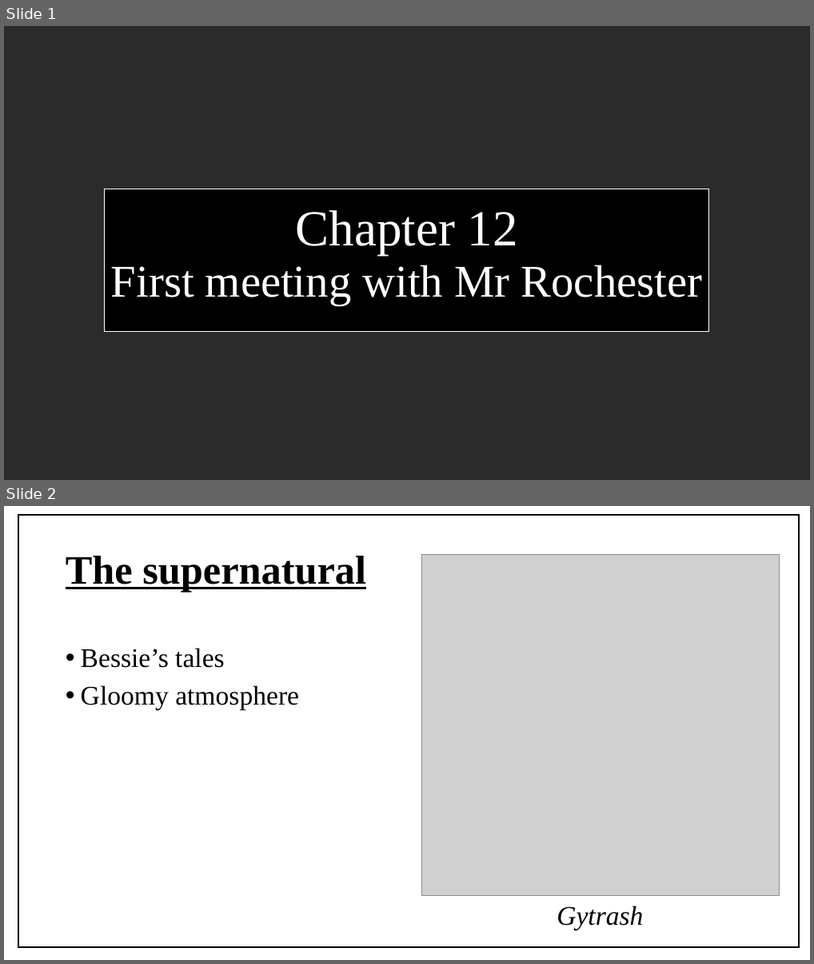
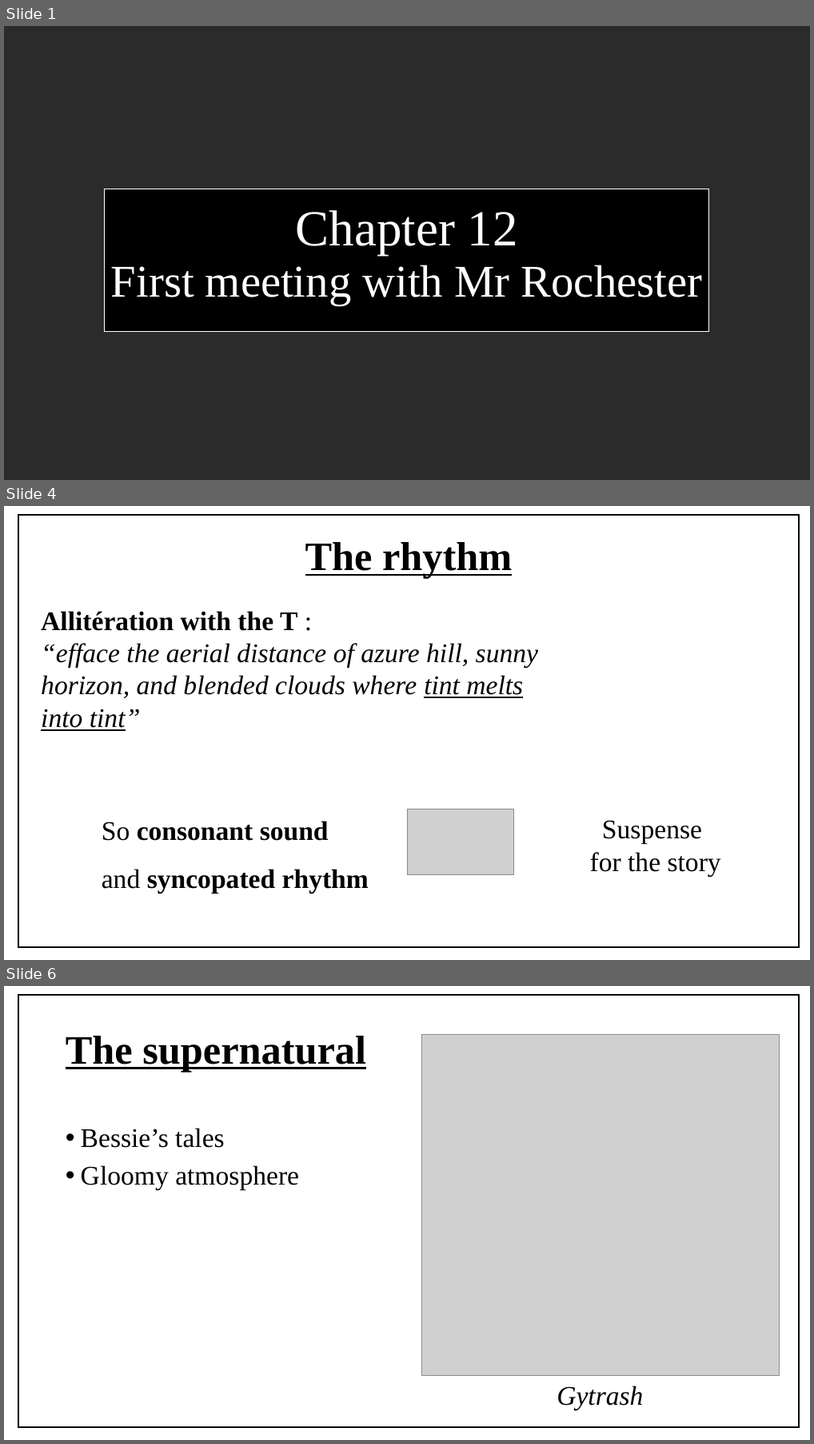
Before and after one commit to KerNioZz/LLCE, a slide deck: Chapter 12 - First meeting with Mr Rochester.pptx. Shown one above the other, each under a label of ours: slides 1 and 2 before the commit, slides 1, 4 and 6 after it; the slides between them are not shown. The pictures are 814x964 and 814x1444 pixels, drawn with LibreOffice and Linux fonts; fonts in the diff are those of the drawing; grey boxes stand for pictures; background and template pictures are left out; a plain dark background stands for a picture behind light text. Boxes give left, top, right and bottom in pixels: in the first picture for what was removed or moved away, otherwise in the second. Text is boxed around its words. In the diff, an @@ line names an element or a change of style, - is before the commit and + after.

```diff
--- a/Chapter 12 - First meeting with Mr Rochester.pptx
+++ b/Chapter 12 - First meeting with Mr Rochester.pptx
@@ slide 4 added at (x1=4, y1=506, x2=810, y2=960), background picture (left out) @@
@@ rectangle added at (x1=18, y1=515, x2=799, y2=948), outline #000000 1.5 pt @@
@@ text added at (x1=306, y1=542, x2=512, y2=579), 48 pt, text #000000, bold, underline @@
+The rhythm
@@ text added at (x1=41, y1=611, x2=538, y2=893), 32 pt, text #000000, italic @@
+Allitération with the T :
+“efface the aerial distance of azure hill, sunny horizon, and blended clouds where tint melts into tint”
+So consonant sound
+and syncopated rhythm
@@ picture added at (x1=407, y1=809, x2=514, y2=875) @@
@@ text added at (x1=590, y1=820, x2=722, y2=876), 32 pt, text #000000 @@
+Suspense
+for the story
@@ what was slide 2 is now slide 6 @@
```
Also in this commit, not shown: 3 other slides added.
